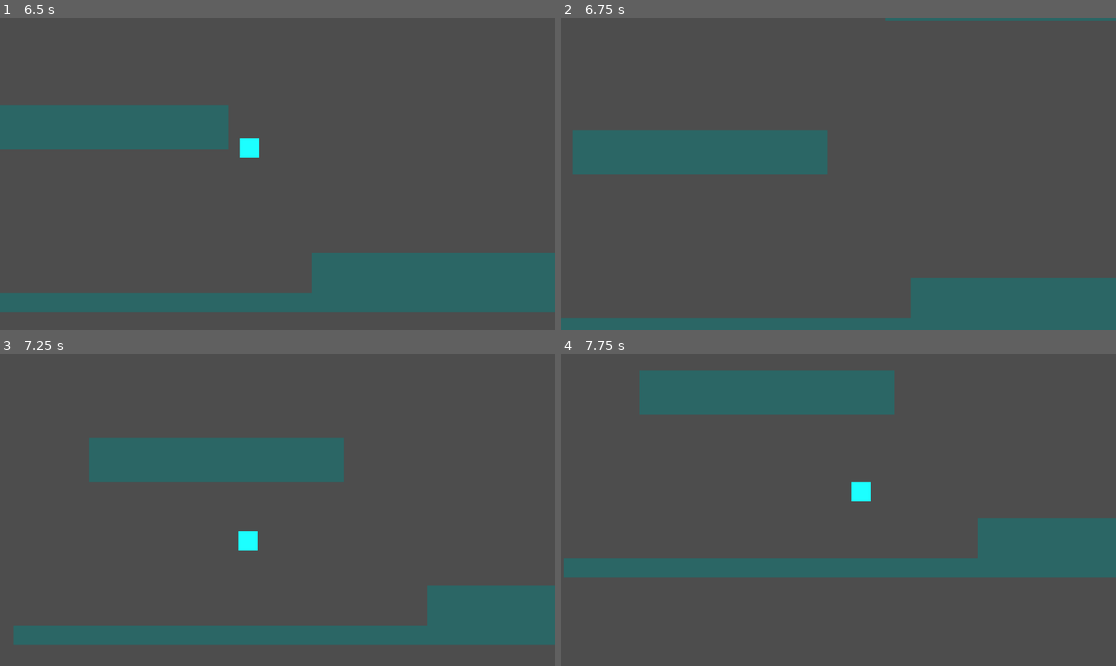
Above: before the commit, frames 1-4 (two rows, left to right).
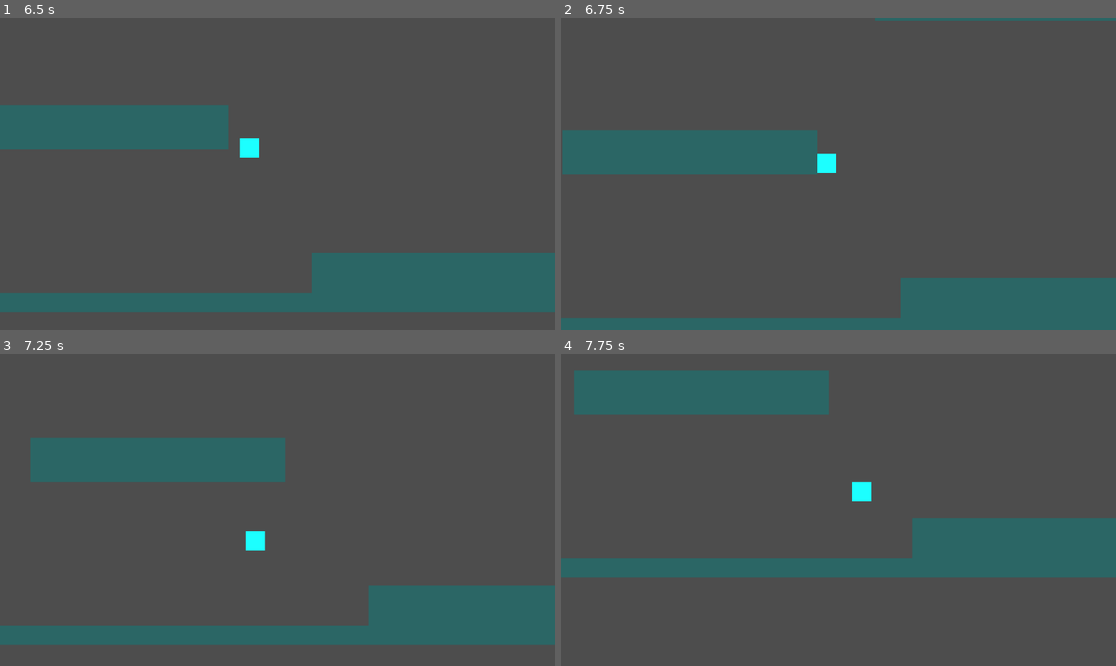
Above: after the commit, the same moments.

Repository: rhit-spiecee/WildAviaryStudios
Game: Godot game, scene res://node_2d.tscn
Same seed, same stepped clock (60 frames per second), same inputs: the game is played once before the commit and once after it.
Inputs:
- Up to frame 1 (6.5 s): tap Enter (ui_accept) at 0.5, 0.77, 1.52, 3.02, 3.77, 4.52, 6.02 s; hold Right (ui_right) 0.53-2.03 s; hold Left (ui_left) 2.03-2.78 s; hold Right (ui_right) 2.78-4.28 s; hold Left (ui_left) 4.28-5.03 s; hold Right (ui_right) 5.03-5.78 s; hold Left (ui_left) from 5.78 s (still down)
- Up to frame 2 (6.75 s): keep holding Left (ui_left)
- Up to frame 3 (7.25 s): keep holding Left (ui_left); tap Enter (ui_accept) at 6.77 s
- Up to frame 4 (7.75 s): release Left (ui_left) at 7.28 s; hold Right (ui_right) from 7.28 s (still down); tap Enter (ui_accept) at 7.52 s

Frame 1 is identical in both runs. In frame 2, 0.8% of the frame differs, in the area x 0-63%, y 0-97%; in frame 3, 4.6%; in frame 4, 4.9%, in the area x 0-76%, y 5-72%.

Commit message:
All floors have collision

Diff:
--- a/wild-aviary-studios/node_2d.tscn
+++ b/wild-aviary-studios/node_2d.tscn
@@ -28,6 +28,15 @@
 
 [sub_resource type="RectangleShape2D" id="RectangleShape2D_rj586"]
 size = Vector2(257, 175)
+
+[sub_resource type="RectangleShape2D" id="RectangleShape2D_ir8iy"]
+size = Vector2(529, 92)
+
+[sub_resource type="RectangleShape2D" id="RectangleShape2D_hqns4"]
+size = Vector2(6766, 40)
+
+[sub_resource type="RectangleShape2D" id="RectangleShape2D_x0ka3"]
+size = Vector2(527, 92)
 
 [node name="Node2D" type="Node2D" unique_id=80878556]
 
@@ -106,31 +115,10 @@
 color = Color(1, 0, 0, 1)
 polygon = PackedVector2Array(-363, -4, -339, -30, -322, -12, -299, -32, -279, -11, -246, -34, -228, -17, -197, -34, -17 …(213 unchanged characters)…
 
-[node name="Floor_7" type="ColorRect" parent="." unique_id=2112821486]
-offset_left = 1441.0
-offset_top = -282.0
-offset_right = 1970.0
-offset_bottom = -190.0
-color = Color(0.16862746, 0.4, 0.39607844, 1)
-
-[node name="Floor_8" type="ColorRect" parent="." unique_id=516559695]
-offset_left = 2090.0
-offset_top = -549.0
-offset_right = 8856.0
-offset_bottom = -509.0
-color = Color(0.16862746, 0.4, 0.39607844, 1)
-
 [node name="Strong_Enemy_2" type="Polygon2D" parent="." unique_id=1368827350]
 position = Vector2(5064, -408)
 color = Color(1, 0.29803923, 1, 1)
 polygon = PackedVector2Array(-341, -169, -418, -208, -359, -263, -242, -264, -204, -218, -247, -164)
-
-[node name="Floor_9" type="ColorRect" parent="." unique_id=1984565661]
-offset_left = 5098.0
-offset_top = -635.0
-offset_right = 5627.0
-offset_bottom = -543.0
-color = Color(0.16862746, 0.4, 0.39607844, 1)
 
 [node name="Strong_Enemy_3" type="Polygon2D" parent="." unique_id=722329513]
 position = Vector2(5662, -496)
@@ -228,4 +216,43 @@
 position = Vector2(125.5, 113.5)
 shape = SubResource("RectangleShape2D_rj586")
 
+[node name="StaticBodyFloor7" type="StaticBody2D" parent="." unique_id=363795475]
+
+[node name="Floor_7" type="ColorRect" parent="StaticBodyFloor7" unique_id=2112821486]
+offset_left = 1441.0
+offset_top = -282.0
+offset_right = 1970.0
+offset_bottom = -190.0
+color = Color(0.16862746, 0.4, 0.39607844, 1)
+
+[node name="CollisionShape2D" type="CollisionShape2D" parent="StaticBodyFloor7" unique_id=1914558004]
+position = Vector2(1705.5, -236)
+shape = SubResource("RectangleShape2D_ir8iy")
+
+[node name="StaticBodyFloor8" type="StaticBody2D" parent="." unique_id=1595147722]
+
+[node name="Floor_8" type="ColorRect" parent="StaticBodyFloor8" unique_id=516559695]
+offset_left = 2090.0
+offset_top = -549.0
+offset_right = 8856.0
+offset_bottom = -509.0
+color = Color(0.16862746, 0.4, 0.39607844, 1)
+
+[node name="CollisionShape2D" type="CollisionShape2D" parent="StaticBodyFloor8" unique_id=1516010816]
+position = Vector2(5473, -529)
+shape = SubResource("RectangleShape2D_hqns4")
+
+[node name="StaticBodyFloor9" type="StaticBody2D" parent="." unique_id=91064728]
+
+[node name="Floor_9" type="ColorRect" parent="StaticBodyFloor9" unique_id=1984565661]
+offset_left = 5098.0
+offset_top = -635.0
+offset_right = 5627.0
+offset_bottom = -543.0
+color = Color(0.16862746, 0.4, 0.39607844, 1)
+
+[node name="CollisionShape2D" type="CollisionShape2D" parent="StaticBodyFloor9" unique_id=2010120937]
+position = Vector2(5361.5, -589)
+shape = SubResource("RectangleShape2D_x0ka3")
+
 [connection signal="area_entered" from="Calypso2/PickupDetector" to="Calypso2" method="_on_pickup_detector_area_entered"]
